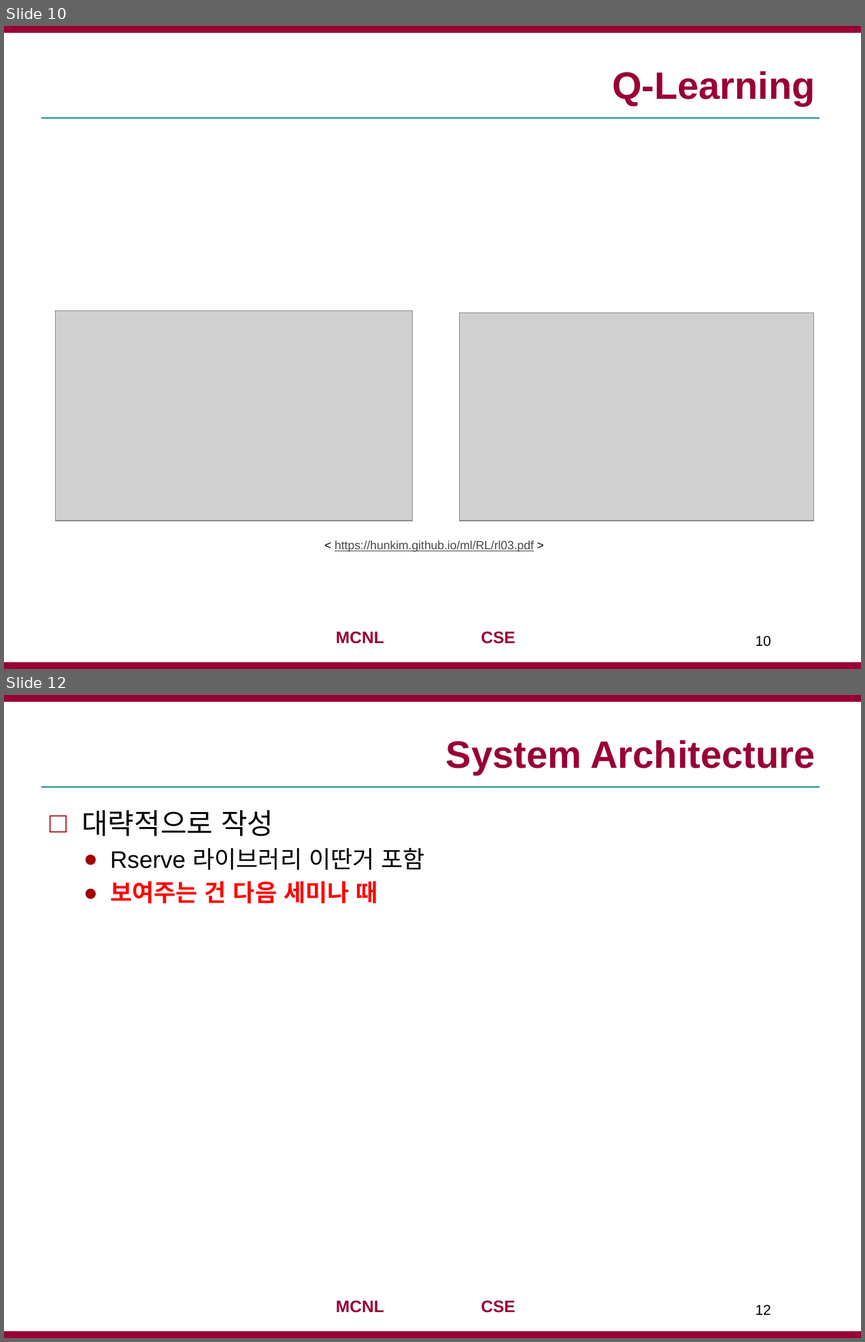
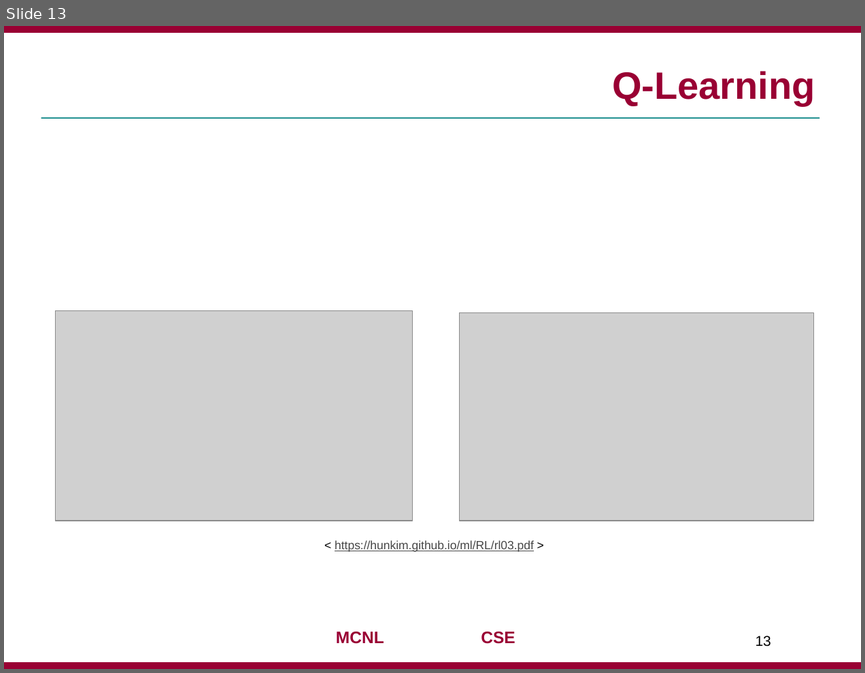
Before and after one commit to jaejunha/Paper, a slide deck: Daily(written_by_Korean)/180727.pptx. Shown one above the other, each under a label of ours: slides 10 and 12 before the commit, slide 13 after it; the slides between them are not shown. The pictures are 865x1342 and 865x673 pixels, drawn with LibreOffice and Linux fonts; fonts in the diff are those of the drawing; grey boxes stand for pictures; background and template pictures are left out. Boxes give left, top, right and bottom in pixels: in the first picture for what was removed or moved away, otherwise in the second. Text is boxed around its words. In the diff, an @@ line names an element or a change of style, - is before the commit and + after.

```diff
--- a/Daily(written_by_Korean)/180727.pptx
+++ b/Daily(written_by_Korean)/180727.pptx
@@ slide 12 removed at (x1=4, y1=695, x2=861, y2=1338), background #FFFFFF; not listed: 4 template elements that a slide beside it also shows @@
@@ title removed at (x1=446, y1=740, x2=815, y2=775) @@
-System Architecture
@@ text removed at (x1=82, y1=810, x2=425, y2=903) @@
-□ 대략적으로 작성
-  ● Rserve 라이브러리 이딴거 포함
-  ● 보여주는 건 다음 세미나 때
@@ page number removed at (x1=755, y1=1304, x2=771, y2=1314) @@
-12
@@ what was slide 10 is now slide 13 @@
@@ page number at (x1=755, y1=635, x2=771, y2=646): text changed @@
-10
+13
```
Also in this commit, not shown: 8 slides changed, 4 slides added, 1 other slide removed, 1 other file.
